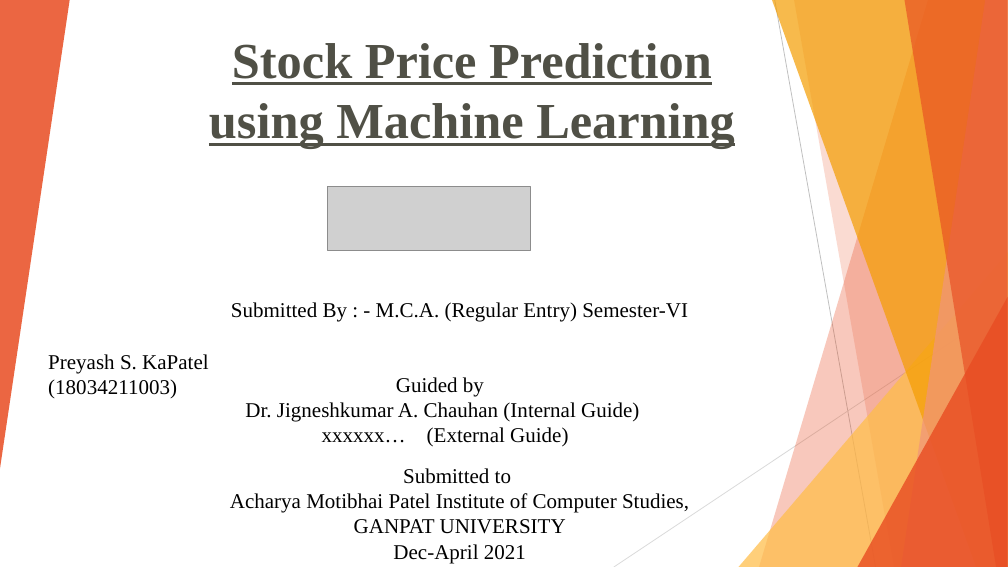
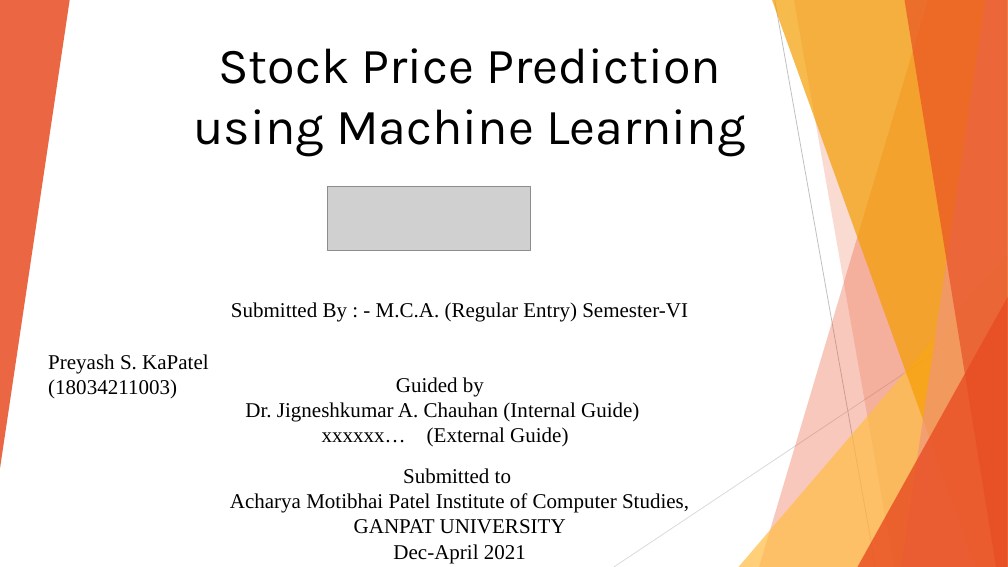
Before and after one commit to preyash2047/Stock_Price_Prediction, a slide deck: slide 1 of Project Presentation/PPT/SPP.pptx. Drawn at 1008x567 pixels with LibreOffice and Linux fonts; fonts in the diff are those of the drawing; grey boxes stand for pictures. Boxes give left, top, right and bottom in pixels: in the first picture for what was removed or moved away, otherwise in the second. Text is boxed around its words. In the diff, an @@ line names an element or a change of style, - is before the commit and + after.

```diff
--- a/Project Presentation/PPT/SPP.pptx
+++ b/Project Presentation/PPT/SPP.pptx
@@ text "Stock Price Prediction": place and size @@
-text "Stock Price Prediction" at (209, 43, 735, 149)
+text "Stock Price Prediction" at (193, 48, 745, 156)
@@ text "Stock Price Prediction" at (193, 48, 745, 156): font Times New Roman to Karla, text colour #505046 to #000000, bold off, underline off @@
```
Also in this commit, not shown: 6 other slides changed, 9 slides added, 5 slides removed, 1 other file.
